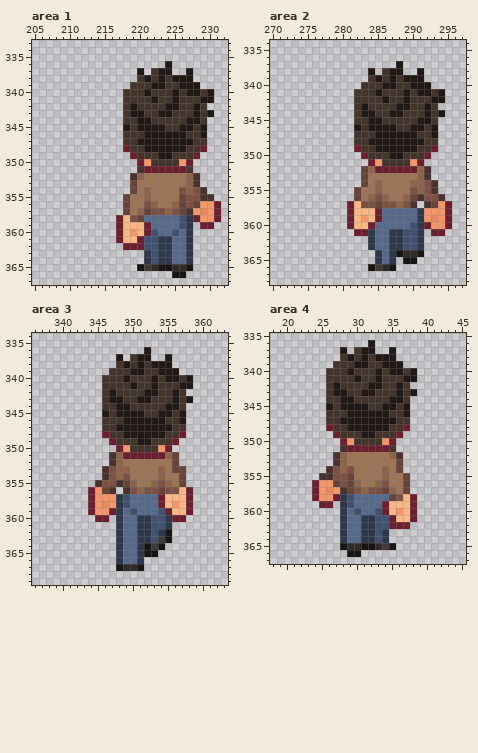
Pixel-art file, stored at Assets/Textures/Characters/fisherman_spritesheet.aseprite. The first picture shows the starting point.
528x832 pixels, 1 frame. Colours within 5 levels of each other are drawn and written as one. Shown: area 1: x 205..232, y 333..367; area 2: x 270..297, y 334..368; area 3: x 336..363, y 334..369; area 4: x 18..45, y 335..367. The commit also changed other parts of the picture, which this record leaves out.
Now the later version:
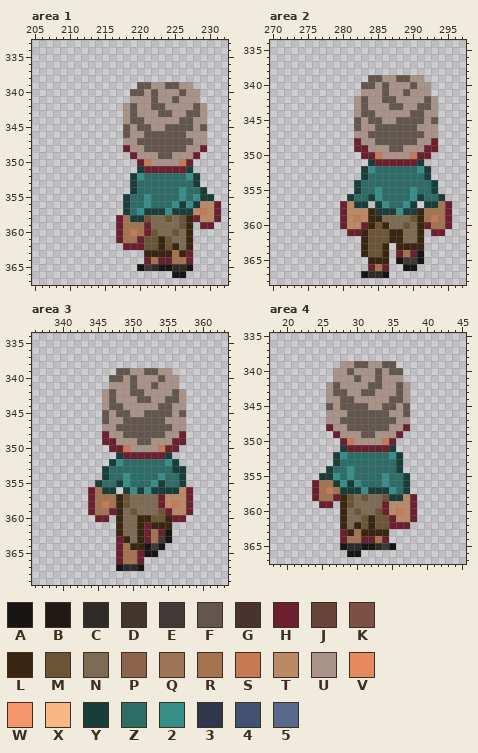
Palette (. is transparent): A #171615  B #201915  C #2e2b28  D #43342c  E #413937  F #63564f  G #4a332e  H #6c1f2f  J #664439  K #7c5143  L #382610  M #6c5537  N #7d6b54  P #8c634b  Q #9d7455  R #a47350  S #c77854  T #ba8966  U #a99388  V #e7895f  W #f4956a  X #fab786  Y #193d3a  Z #2d6c67  2 #368f88  3 #2e384a  4 #41516f  5 #576a8b
Edits made:
Area 1:
y 336: x 224 B -> .
y 337: x 220 B -> .; x 222..224 DBB -> ...; x 227 B -> .
y 338: x 220..227 DBDBDBBB -> ........
y 339: x 219..228 DDDBBDDBBB -> .FFUUFFUU.
y 340: x 218..230 DDDBDDDBDBBDB -> .FFUFUUUFUU..
y 341: x 218..230 DDDDBDDBDDDBB -> .UUUFUUFUUU..
y 342: x 218..229 DBDDDDBBDDBD -> UFUUFFUUUUFU
y 343: x 218..230 DBBDDBBDDDBDB -> UFUUUFFUUFFU.
y 344: x 218..229 DDBBDDDDDBBD -> UFFUUUUUFFUU
y 345: x 218..229 BDBBBBDDBBDB -> FUFFUUFFFFUF
y 346: x 218..229 DDDBBBBBBDDB -> FUUFFFFFFUUU
y 347: x 218..229 DDBBBBBBBBDD -> UUFFFFFFFFUU
y 348: x 219..228 DDBBBBBBDD -> UUFFFFFFUU
y 349: x 220..227 DDDBBDDD -> UUUFFUUU
y 350: x 221..226 WDDDDW -> SUUUUS
y 351: x 220 G -> Y; x 227 G -> Y
y 352: x 219..228 GPQQQQQQPG -> Y2ZZZZZZ2Y
y 353: x 219..228 JQQQQQQQPG -> YZZZZZZZZY
y 354: x 219..229 JQPQQQQKPKG -> YZZZZZZ2ZZY
y 355: x 218..230 JQQPQQQQJKKGG -> YZZ2ZZZZ2Z2YY
y 356: x 218..230 JQQKPQQPJKJWW -> YZZ2ZZZ2Y2YTT
y 357: x 218..230 JQPJKKPKJGWVW -> YZ2YYY2YYYTST
y 358: x 218..227 XKJ5555543 -> RYYMNNMNML; x 229..230 WW -> TT
y 359: x 218..220 XXX -> RRR; x 222..227 555543 -> NNNNML
y 360: x 218..220 XWX -> RSR; x 222..227 455453 -> MNNMNL
y 361: x 218..219 XX -> RR; x 221..227 4433553 -> MMLMNNL
y 362: x 221..227 4433553 -> MMLMLNL
y 363: x 221..227 3433553 -> LLLLRLH
y 364: x 221..227 3433553 -> HRHHRRH
Area 2:
y 337: x 288 B -> .
y 338: x 284 B -> .; x 286..288 DBB -> ...; x 291 B -> .
y 339: x 284..291 DBDBDBBB -> FFUUFFUU
y 340: x 283..292 DDDBBDDBBB -> FFUFUUUFUU
y 341: x 282..294 DDDBDDDBDBBDB -> .UUUFUUFUUU..
y 342: x 282..294 DDDDBDDBDDDBB -> UFUUFFUUUUFU.
y 343: x 282..293 DBDDDDBBDDBD -> UFUUUFFUUFFU
y 344: x 282..294 DBBDDBBDDDBDB -> UFFUUUUUFFUU.
y 345: x 282..293 DDBBDDDDDBBD -> FUFFUUFFFFUF
y 346: x 282..293 BDBBBBDDBBDB -> FUUFFFFFFUUU
y 347: x 282..293 DDDBBBBBBDDB -> UUFFFFFFFFUU
y 348: x 282..293 DDBBBBBBBBDD -> HUUFFFFFFUUH
y 349: x 283..292 DDBBBBBBDD -> HUUUFFUUUH
y 350: x 284..291 DDDBBDDD -> HSUUUUSH
y 351: x 284..291 HWDDDDWH -> YHHHHHHY
y 352: x 283..292 JPHHHHHHPG -> Y2ZZZZZZ2Y
y 353: x 283..292 JQQQQQQQPG -> YZZZZZZZZY
y 354: x 282..293 .JQPQQQQPPKG -> YZZZZZZZZZZY
y 355: x 282..293 JQQPQQQQKPKG -> YZZ2ZZZZ2ZZY
y 356: x 281..294 .JQPKPQQPJGKKG -> YZZY2ZZZZ2YZZY
y 357: x 280..290 .HXKKJKKPKG -> HTYY.Y2ZZ2Y; x 292..294 GJW -> YYR
y 358: x 280..294 .HXXXH555553WWW -> HTTTLYYY2YYLRRR
y 359: x 280..294 .HXWXH555553WVW -> HTSTLLNNNNMLRSR
y 360: x 280..291 .HXXH5555543 -> HTTHLMLNNMNL; x 293..294 WW -> RR
y 361: x 281 . -> H; x 283..291 H35533443 -> LMMMLLNNL
y 362: x 283..291 .35533443 -> LMMMLLNNL
y 363: x 283..291 .35533443 -> LMML.LLLL
y 364: x 283..290 ..353ACC -> LMML.HRH
y 365: x 284..291 .353.AA. -> LLL.AEEA
y 366: x 284..287 AECA -> HRH.; x 289..290 .. -> AA
y 367: x 283..286 .... -> ACCA
Area 3:
y 336: x 352 B -> .
y 337: x 348 B -> .; x 350..352 DBB -> ...; x 355 B -> .
y 338: x 348..355 DBDBDBBB -> ........
y 339: x 347..356 DDDBBDDBBB -> .FFUUFFUU.
y 340: x 346..358 DDDBDDDBDBBDB -> .FFUFUUUFUU..
y 341: x 346..358 DDDDBDDBDDDBB -> .UUUFUUFUUU..
y 342: x 346..357 DBDDDDBBDDBD -> UFUUFFUUUUFU
y 343: x 346..358 DBBDDBBDDDBDB -> UFUUUFFUUFFU.
y 344: x 346..357 DDBBDDDDDBBD -> UFFUUUUUFFUU
y 345: x 346..357 BDBBBBDDBBDB -> FUFFUUFFFFUF
y 346: x 346..357 DDDBBBBBBDDB -> FUUFFFFFFUUU
y 347: x 346..357 DDBBBBBBBBDD -> UUFFFFFFFFUU
y 348: x 347..356 DDBBBBBBDD -> UUFFFFFFUU
y 349: x 346 . -> H; x 348..355 DDDBBDDD -> UUUFFUUU; x 357 . -> H
y 350: x 347 . -> H; x 349..354 WDDDDW -> SUUUUS; x 356 . -> H
y 351: x 347..348 GP -> .Y; x 355..356 PJ -> Y.
y 352: x 347..356 GPQQQQQQQJ -> Y2ZZZZZZ2Y
y 353: x 346..357 GKPPQQQQPQJJ -> YZZZZZZZZZYY
y 354: x 346..357 GKPKQQQQPQQJ -> YZZ2ZZZZ2ZZY
y 355: x 345..357 GKKGJPQQPKPQJ -> YZZY2ZZZ2YZZY
y 356: x 345..347 WJG -> RYY; x 349..357 GKPKKJKKX -> Y2Y2YYYYT
y 357: x 345..353 WWW345555 -> RRRLMNNNN; x 355..357 XXX -> TTT
y 358: x 345..353 WVW345555 -> RSRLMNNNN; x 355..357 XWX -> TST
y 359: x 345..346 WW -> RR; x 348..354 3545554 -> LNMNNNM; x 356..357 XX -> TT
y 360: x 348..355 35533443 -> LNNLLMML
y 361: x 348..355 35533443 -> LNNLHLLL
y 362: x 348..354 3553343 -> LNNLHRH
y 363: x 348..353 355334 -> HLNLHR
y 364: x 348..351 3553 -> HRLL
y 365..366: x 348..351 3553 -> HRRH
Area 4:
y 336: x 32 B -> .
y 337: x 28 B -> .; x 30..32 DBB -> ...; x 35 B -> .
y 338: x 28..35 DBDBDBBB -> ........
y 339: x 27..36 DDDBBDDBBB -> .UUFFUUFF.
y 340: x 26..38 DDDBDDDBDBBDB -> .UUFUUUFUFF..
y 341: x 26..38 DDDDBDDBDDDBB -> .UUUFUUFUUU..
y 342: x 26..37 DBDDDDBBDDBD -> UFUUUUFFUUFU
y 343: x 26..38 DBBDDBBDDDBDB -> UFFUUFFUUUFU.
y 344: x 26..37 DDBBDDDDDBBD -> UUFFUUUUUFFU
y 345: x 26..37 BDBBBBDDBBDB -> FUFFFFUUFFUF
y 346: x 26..37 DDDBBBBBBDDB -> UUUFFFFFFUUF
y 347: x 26..37 DDBBBBBBBBDD -> UUFFFFFFFFUU
y 348: x 27..36 DDBBBBBBDD -> UUFFFFFFUU
y 349: x 28..35 DDDBBDDD -> UUUFFUUU
y 350: x 29..34 WDDDDW -> SUUUUS
y 351: x 28 G -> Y; x 35 G -> Y
y 352: x 27..36 GPQQQQQQPG -> Y2ZZZZZZ2Y
y 353: x 27..36 GPQQQQQQQJ -> YZZZZZZZZY
y 354: x 26..36 GKPKQQQQPQJ -> YZZ2ZZZZZZY
y 355: x 25..37 GGKKJQQQQPQQJ -> YY2Z2ZZZZ2ZZY
y 356: x 25..37 WWJKJPQQPKQQJ -> RRY2Y2ZZZ2ZZY
y 357: x 25..37 WVWGJKPKKJPQJ -> RSRYYY2YYY2ZY
y 358: x 25..26 WW -> RR; x 28..37 3455555JKX -> LMNMNNMYYT
y 359: x 28..33 345555 -> LMNNNN; x 35..37 XXX -> TTT
y 360: x 28..33 354554 -> LNMNNM; x 35..37 XWX -> TST
y 361: x 28..34 3553344 -> LNNMLMM; x 36..37 XX -> TT
y 362: x 28..34 3553344 -> LNLMLMM
y 363: x 28..34 3553343 -> HLRLLLL
y 364: x 28..34 3553343 -> HRRHHRH
Pixel boxes of the changes (left, top, right, bottom) in both pictures:
changed: (123, 61, 214, 264)
changed: (340, 61, 445, 278)
changed: (95, 347, 193, 564)
changed: (319, 340, 417, 543)
